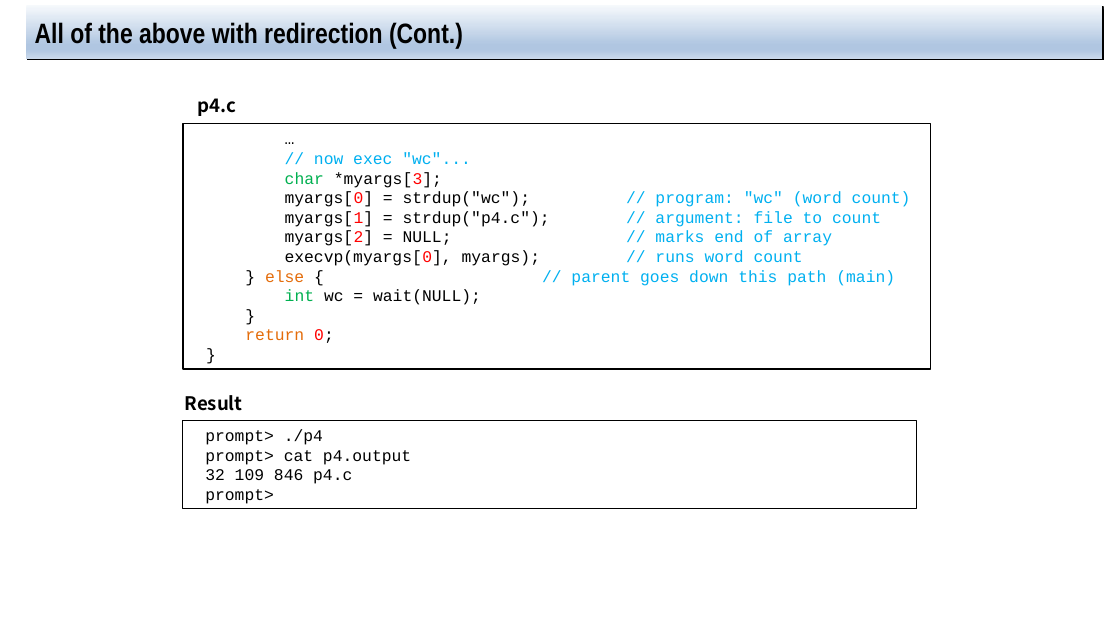
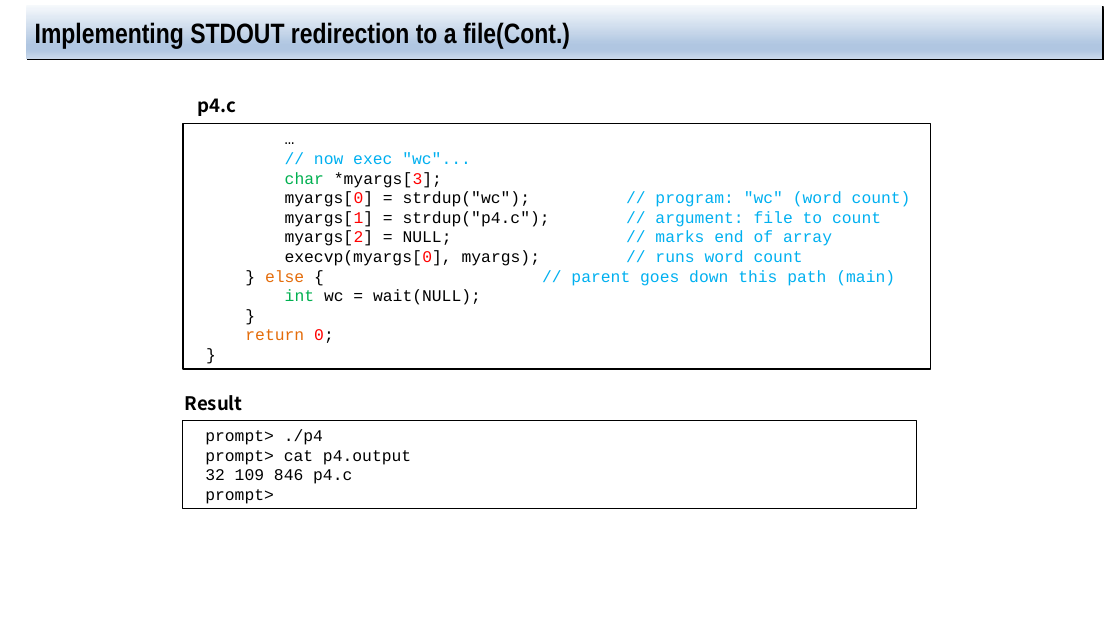
Before and after one commit to jachermocilla/extra-course-materials, a slide deck: slide 15 of cmsc125/ostep/slides/01.Virtualization/05.Interlude_process_api.pptx (slide 12 before the commit). Drawn at 1120x630 pixels with LibreOffice and Linux fonts; fonts in the diff are those of the drawing. Boxes give left, top, right and bottom in pixels: in the first picture for what was removed or moved away, otherwise in the second. Text is boxed around its words. In the diff, an @@ line names an element or a change of style, - is before the commit and + after.

```diff
--- a/cmsc125/ostep/slides/01.Virtualization/05.Interlude_process_api.pptx
+++ b/cmsc125/ostep/slides/01.Virtualization/05.Interlude_process_api.pptx
@@ title at [35,20,570,48]: text changed @@
-All of the above with redirection (Cont.)
+Implementing STDOUT redirection to a file(Cont.)
```
Also in this commit, not shown: 7 other slides changed, 5 slides added.
